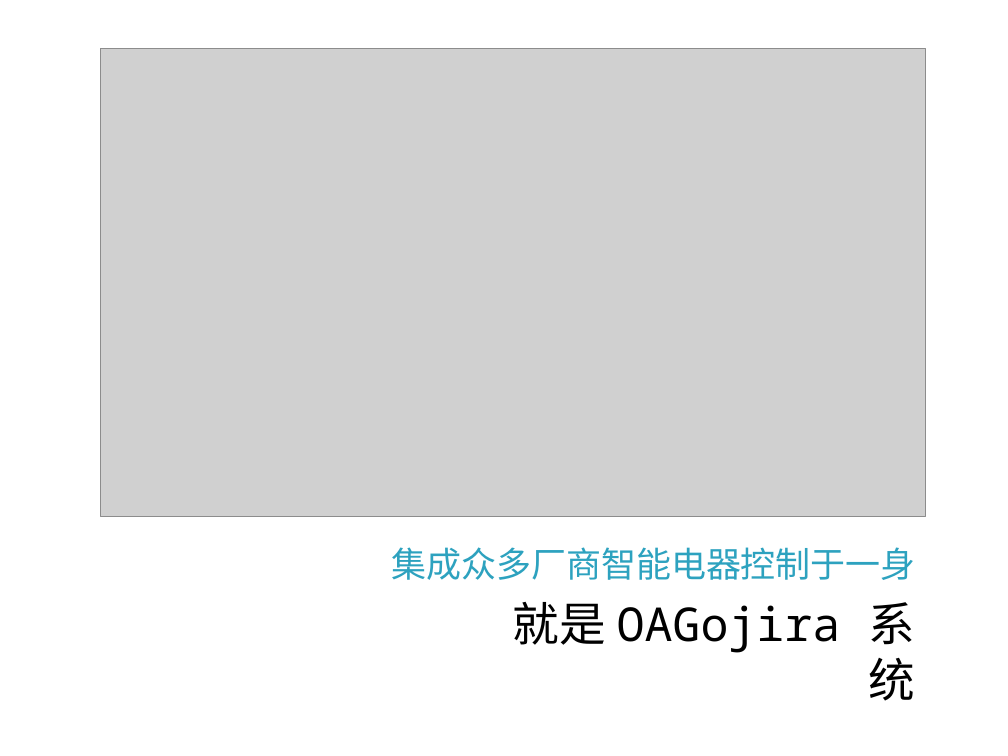
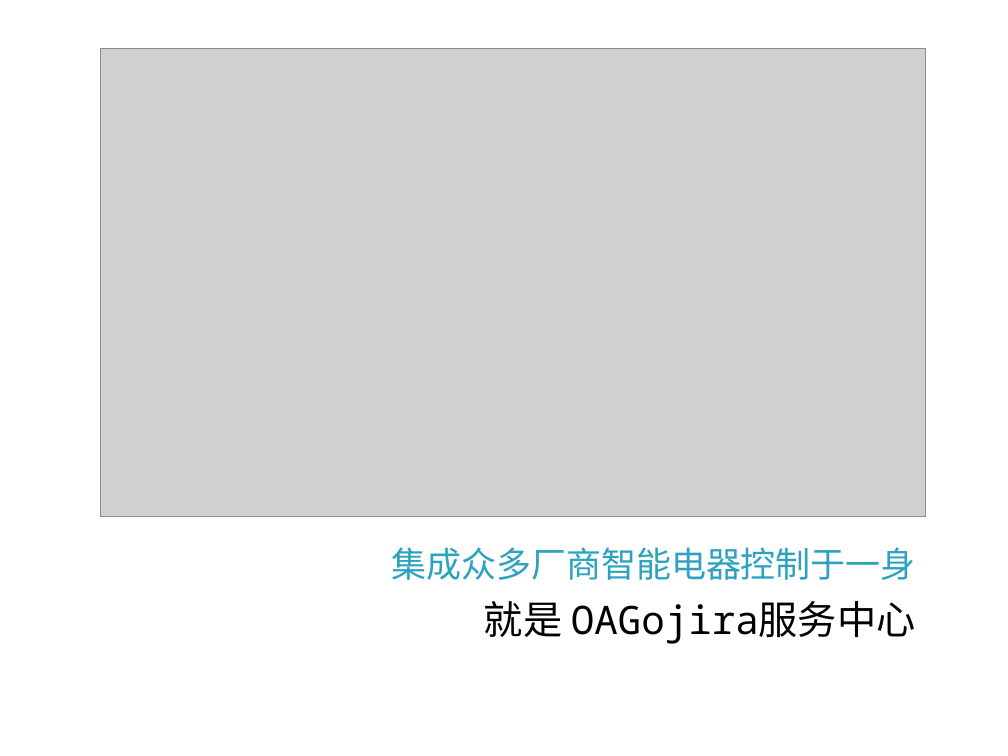
Before and after one commit to chenqilongwuxi/OAGojira, a slide deck: slide 6 of dev/OAGojira.pptx. Drawn at 1008x756 pixels with LibreOffice and Linux fonts; fonts in the diff are those of the drawing; grey boxes stand for pictures; background and template pictures are left out. Boxes give left, top, right and bottom in pixels: in the first picture for what was removed or moved away, otherwise in the second. Text is boxed around its words. In the diff, an @@ line names an element or a change of style, - is before the commit and + after.

```diff
--- a/dev/OAGojira.pptx
+++ b/dev/OAGojira.pptx
@@ text at box(484, 601, 916, 644): text changed; size 33.3 to 28 pt @@
-就是 OAGojira 系统
+就是 OAGojira服务中心
```
Also in this commit, not shown: 1 other slide changed, 1 other file.
